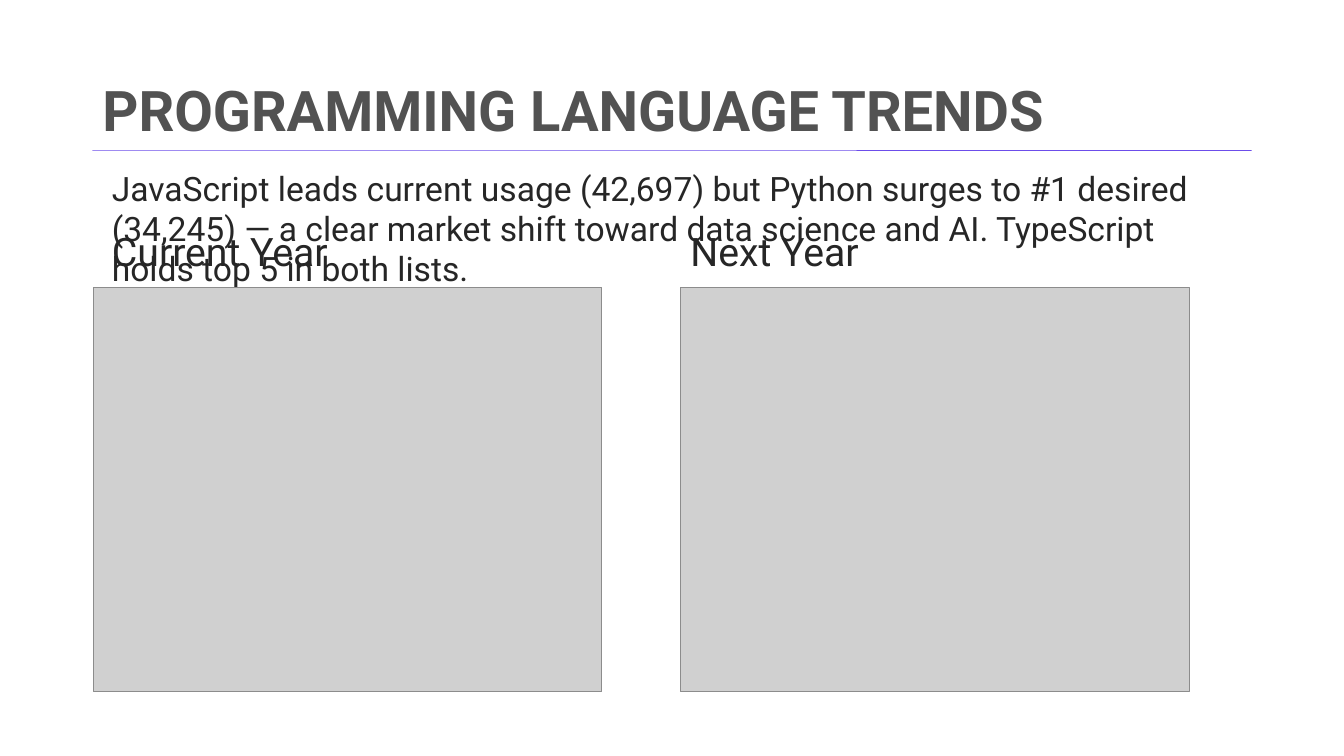
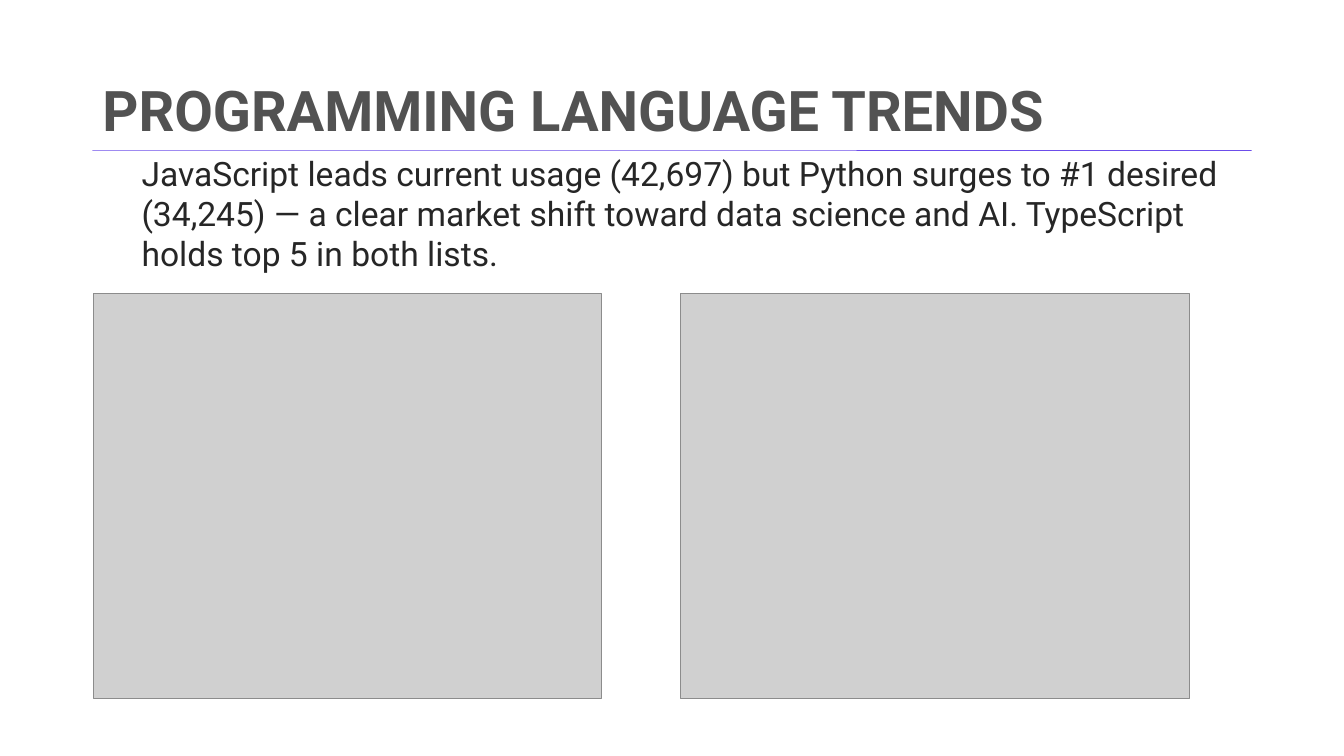
Before and after one commit to adriant25/ibm-data-analyst-capstone, a slide deck: slide 9 of capstone-project/capstone_v3.pptx. Drawn at 1344x756 pixels with LibreOffice and Linux fonts; fonts in the diff are those of the drawing; grey boxes stand for pictures; background and template pictures are left out. Boxes give left, top, right and bottom in pixels: in the first picture for what was removed or moved away, otherwise in the second. Text is boxed around its words. In the diff, an @@ line names an element or a change of style, - is before the commit and + after.

```diff
--- a/capstone-project/capstone_v3.pptx
+++ b/capstone-project/capstone_v3.pptx
@@ text "JavaScript leads current usage (42,697) ...": place and size @@
-text "JavaScript leads current usage (42,697) ..." at box(112, 174, 1187, 290)
+text "JavaScript leads current usage (42,697) ..." at box(142, 159, 1217, 273)
@@ text removed at box(112, 230, 328, 276) @@
-Current Year
@@ text removed at box(690, 230, 859, 267) @@
-Next Year
@@ picture: place and size @@
-picture at box(93, 287, 602, 692)
+picture at box(93, 293, 602, 698)
@@ picture: place and size @@
-picture at box(681, 287, 1190, 692)
+picture at box(681, 293, 1190, 698)
```
Also in this commit, not shown: 5 other slides changed, 7 other files.
